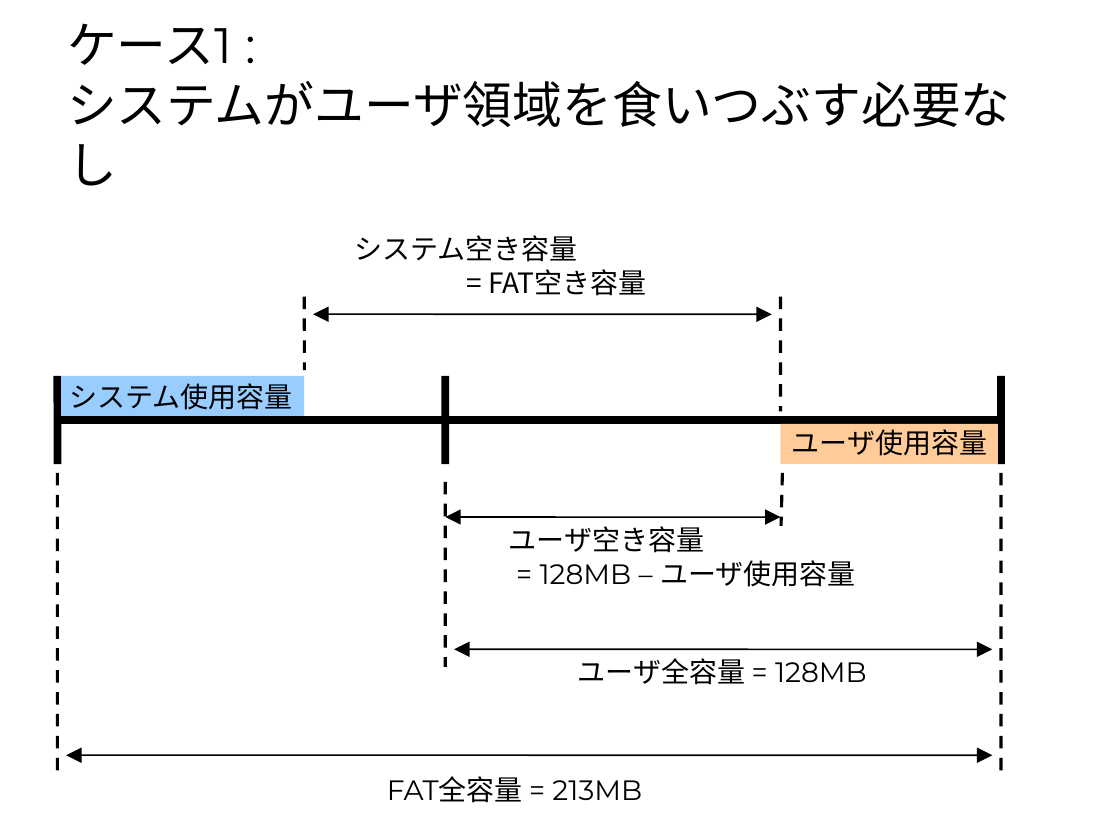
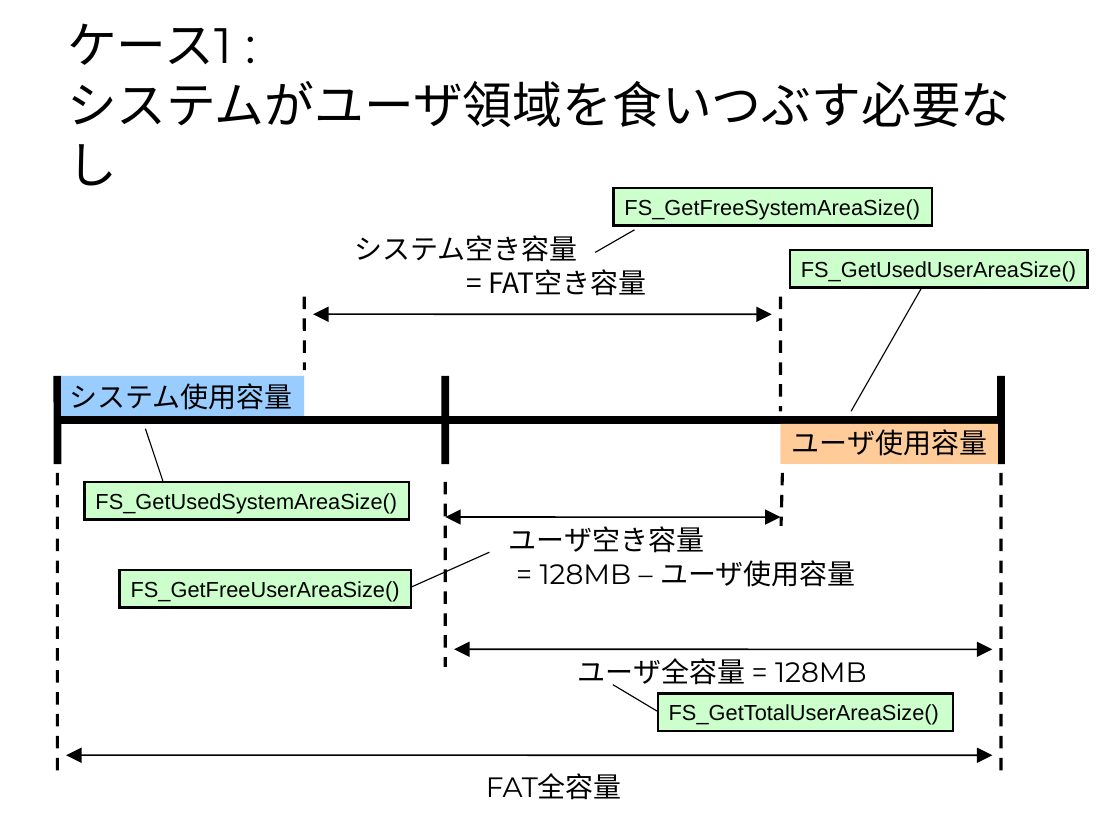
Before and after one commit to rvtr/TwlIPL, a slide deck: slide 1 of docs/NANDシステム領域とユーザ領域の計算方法.ppt (slide 2 before the commit). Drawn at 1120x840 pixels with LibreOffice and Linux fonts; fonts in the diff are those of the drawing. Boxes give left, top, right and bottom in pixels: in the first picture for what was removed or moved away, otherwise in the second. Text is boxed around its words. In the diff, an @@ line names an element or a change of style, - is before the commit and + after.

Commit message:
システム領域とユーザ領域の計算方法の説明にAPIとの対応を追記。

```diff
--- a/docs/NANDシステム領域とユーザ領域の計算方法.ppt
+++ b/docs/NANDシステム領域とユーザ領域の計算方法.ppt
@@ rectangle added at (614, 188, 932, 226), fill #CCFFCC, outline #000000 1.5 pt, 14 pt, text #000000 @@
+FS_GetFreeSystemAreaSize()
@@ line added from (595, 252) to (634, 230), #000000 0.74 pt @@
@@ rectangle added at (790, 250, 1088, 288), fill #CCFFCC, outline #000000 1.5 pt, 14 pt, text #000000 @@
+FS_GetUsedUserAreaSize()
@@ line added from (851, 411) to (922, 288), #000000 0.74 pt @@
@@ line added from (146, 429) to (164, 482), #000000 0.74 pt @@
@@ rectangle added at (84, 482, 409, 520), fill #CCFFCC, outline #000000 1.5 pt, 14 pt, text #000000 @@
+FS_GetUsedSystemAreaSize()
@@ line added from (489, 552) to (410, 588), #000000 0.74 pt @@
@@ rectangle added at (120, 570, 411, 608), fill #CCFFCC, outline #000000 1.5 pt, 14 pt, text #000000 @@
+FS_GetFreeUserAreaSize()
@@ line added from (613, 684) to (657, 711), #000000 0.74 pt @@
@@ rectangle added at (657, 693, 953, 731), fill #CCFFCC, outline #000000 1.5 pt, 14 pt, text #000000 @@
+FS_GetTotalUserAreaSize()
@@ text at (486, 773, 622, 800): text changed @@
-FAT全容量 = 213MB
+FAT全容量
```
Also in this commit, not shown: 3 other slides changed, 1 slide removed, 1 other file.
